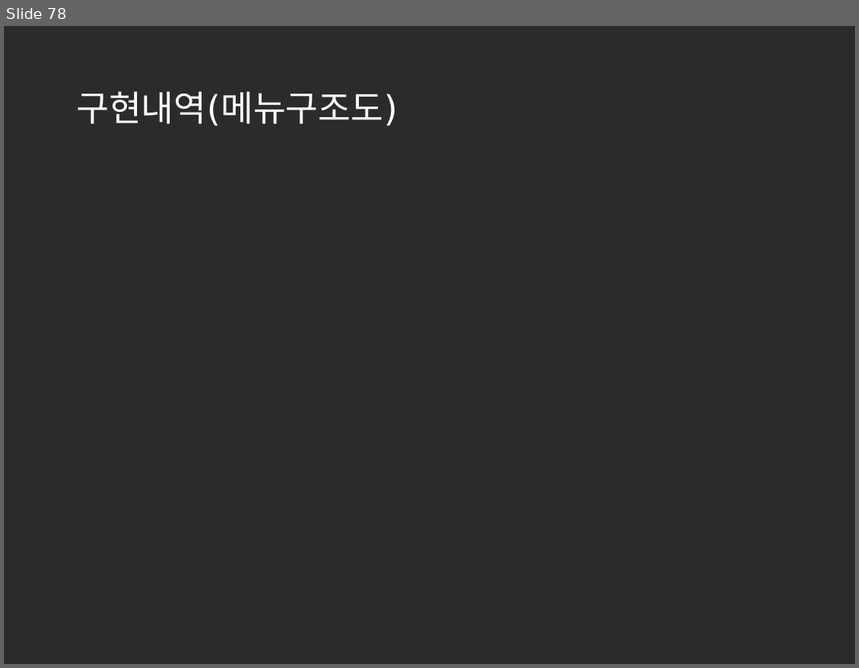
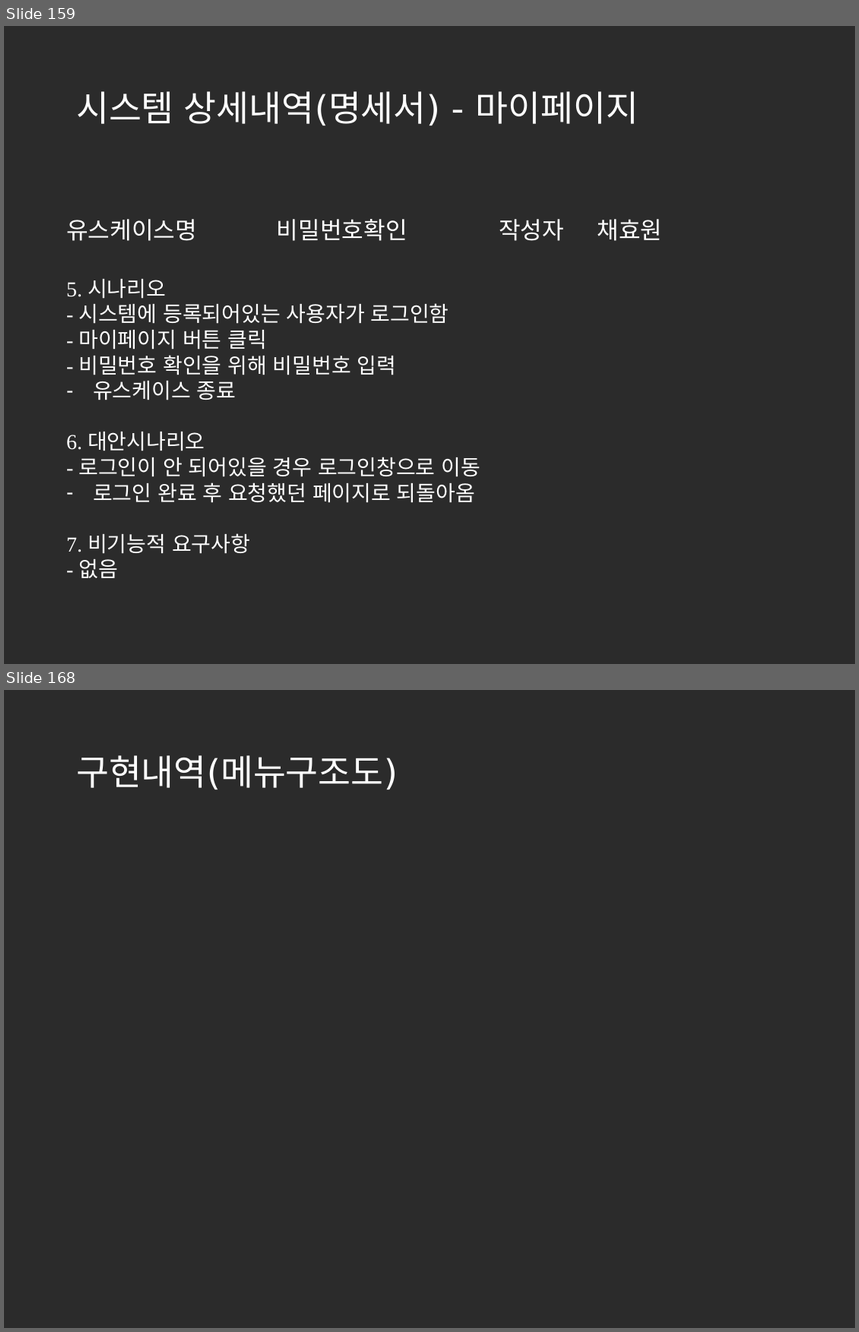
Before and after one commit to korea600/useful, a slide deck: Useful/UML/Presentation/useful_ppt_초안(수정중).pptx. Shown one above the other, each under a label of ours: slide 78 before the commit, slides 159 and 168 after it; the slides between them are not shown. The pictures are 859x668 and 859x1332 pixels, drawn with LibreOffice and Linux fonts; fonts in the diff are those of the drawing; background and template pictures are left out; a plain dark background stands for a picture behind light text. Boxes give left, top, right and bottom in pixels: in the first picture for what was removed or moved away, otherwise in the second. Text is boxed around its words. In the diff, an @@ line names an element or a change of style, - is before the commit and + after.

Commit message:
명세서 작성완료

```diff
--- a/Useful/UML/Presentation/useful_ppt_초안(수정중).pptx
+++ b/Useful/UML/Presentation/useful_ppt_초안(수정중).pptx
@@ slide 159 added at (4,26,855,664), background picture (left out) @@
@@ title added at (76,91,639,126), 30 pt, text #FFFFFF @@
+시스템 상세내역(명세서) - 마이페이지
@@ text added at (66,219,663,241), 20 pt, text #FFFFFF @@
+유스케이스명 비밀번호확인 작성자 채효원
@@ text added at (66,279,481,579), 18 pt, text #FFFFFF @@
+5. 시나리오
+- 시스템에 등록되어있는 사용자가 로그인함
+- 마이페이지 버튼 클릭
+- 비밀번호 확인을 위해 비밀번호 입력
+– 유스케이스 종료
+6. 대안시나리오
+- 로그인이 안 되어있을 경우 로그인창으로 이동
+– 로그인 완료 후 요청했던 페이지로 되돌아옴
+7. 비기능적 요구사항
+- 없음
@@ what was slide 78 is now slide 168 @@
```
Also in this commit, not shown: 10 slides changed, 89 other slides added.
